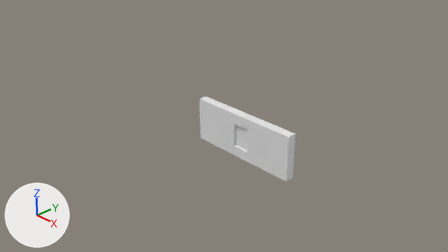
The Blender file Church/wall_small_window_2x1x0.2.blend, before and after one commit.
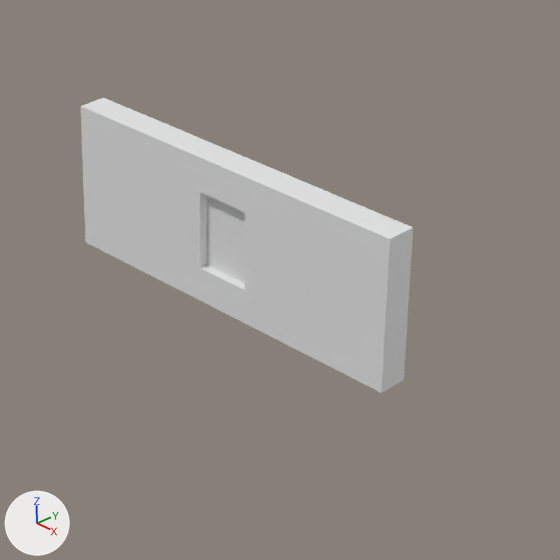
Each version appears first from the file's camera 'Camera', and next in a close-up on the part from 39% to 75% of the width and 27% to 91% of the height. The axes (+X, +Y, +Z) are drawn at lower left. The lights are the same throughout.

Names of what the first close-up shows: 'Wall small window 2x1x0.2'.
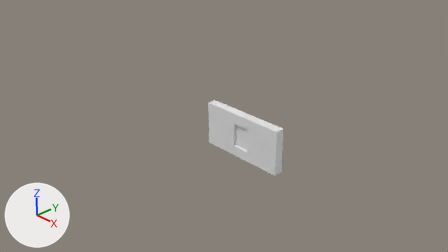
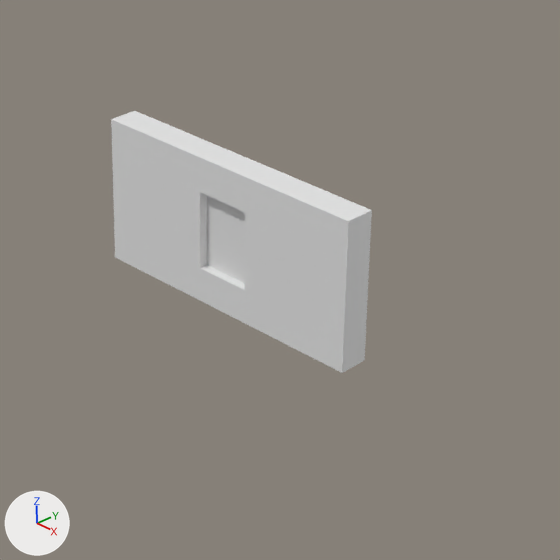
Pixel boxes [x1, y1, x2, y2] of what changed, in the close-ups (560 x 560 px; the box of a moved part takes in the faces that stretch with it):
'Wall small window 2x1x0.2', reshaped (21% narrower, 11% shorter)
    before: [81, 98, 413, 393]
    after: [111, 111, 372, 373]
part 1 of me_wall_small_window_2x1x0_2, moved or reshaped
    before: [81, 98, 223, 300]
    after: [111, 111, 223, 300]
part 2 of me_wall_small_window_2x1x0_2, moved or reshaped
    before: [244, 167, 413, 393]
    after: [244, 167, 372, 373]

What changed in the scene script:
```text
Change me_wall_small_window_2x1x0_2:
    where me_wall_small_window_2x1x0_2.from_pydata(...)  # 40 vertices, 38 faces; spans x -0.3..2.3, y 0.0..1.0, z -0.2..0.0
    used by ob_wall_small_window_2x1x0_2; location = (0.0, 0.0, 0.0); rotation_euler = (1.571, 0.0, 0.0), in degrees (90, 0, 0)
    before: 0 (-0.3, 0.0, 0.0) at pixel (85, 242), 3 (-0.3, 1.0, 0.0) at pixel (80, 106), 4 (-0.3, 0.0, -0.2), 7 (-0.3, 1.0, -0.2) at pixel (103, 97), 18 (-0.3, 0.77, 0.0) at pixel (81, 139)
    before: 19 (-0.3, 0.23, 0.0) at pixel (84, 211), 22 (-0.3, 0.77, -0.2), 23 (-0.3, 0.23, -0.2)
    before: 1 (2.3, 0.0, 0.0) at pixel (381, 393), 2 (2.3, 1.0, 0.0) at pixel (389, 239), 5 (2.3, 0.0, -0.2) at pixel (403, 379), 6 (2.3, 1.0, -0.2) at pixel (413, 227), 16 (2.3, 0.23, 0.0) at pixel (383, 358)
    before: 17 (2.3, 0.77, 0.0) at pixel (387, 276), 20 (2.3, 0.23, -0.2) at pixel (405, 345), 21 (2.3, 0.77, -0.2) at pixel (410, 264)
    me_wall_small_window_2x1x0_2 part 1
    add for i in [0, 3, 4, 7, 18, 19, 22, 23]: me_wall_small_window_2x1x0_2.vertices[i].co += Vector((0.3, 0.0, 0.0))
    me_wall_small_window_2x1x0_2 part 2
    add for i in [1, 2, 5, 6, 16, 17, 20, 21]: me_wall_small_window_2x1x0_2.vertices[i].co += Vector((-0.3, 0.0, 0.0))
```
